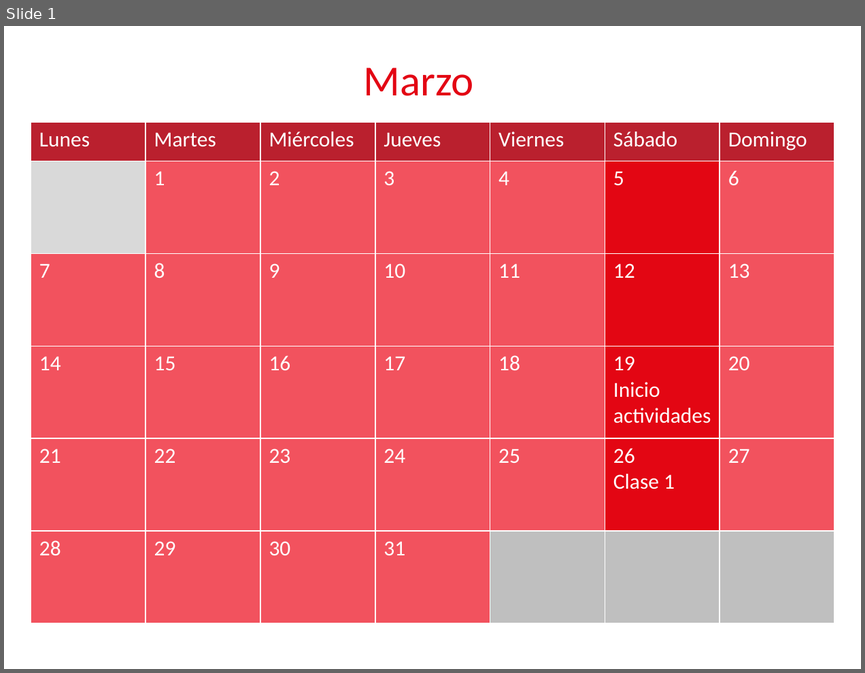
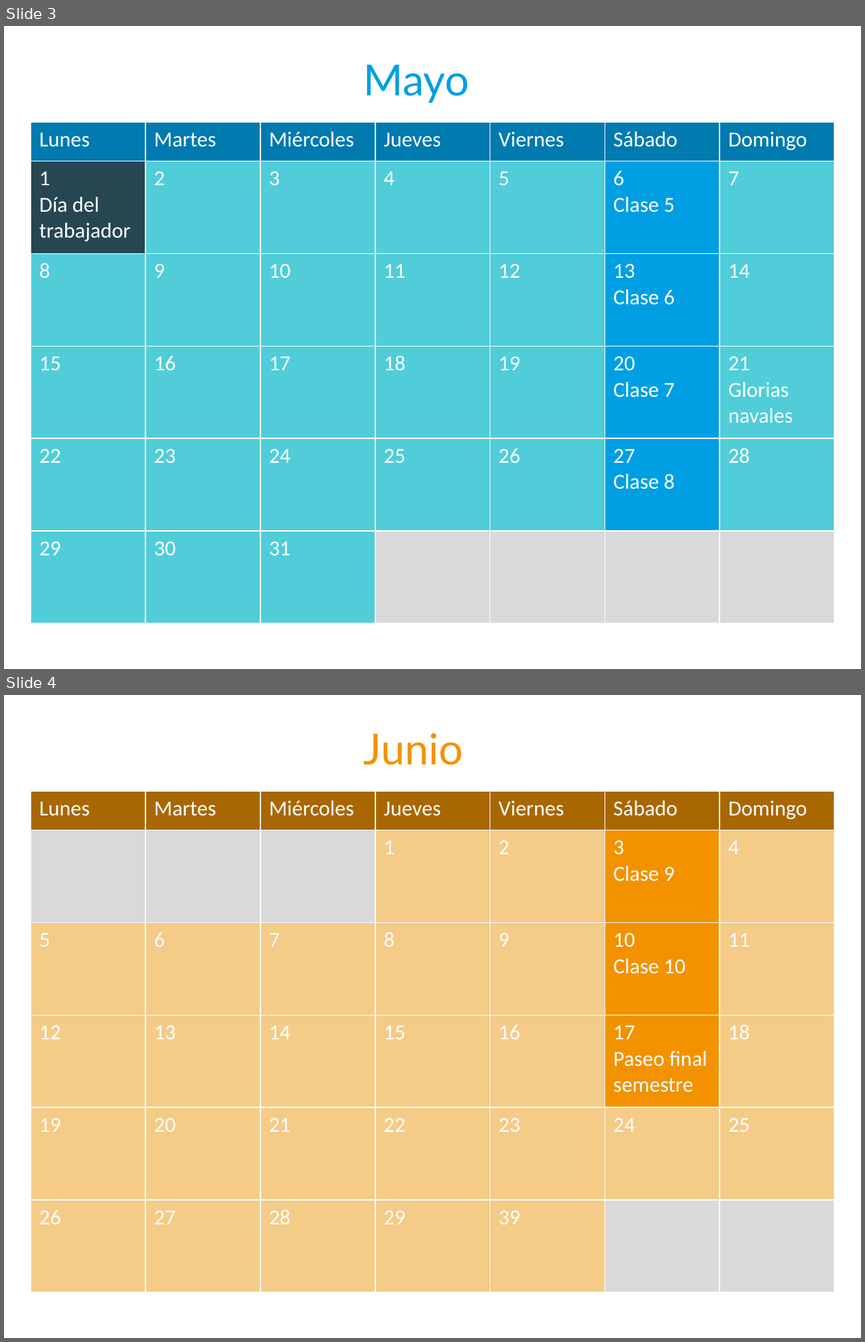
Before and after one commit to fvandeputte/Pagina-web-Trabun, a slide deck: calendario/calendario_trabun.pptx. Shown one above the other, each under a label of ours: slide 1 before the commit, slides 3 and 4 after it. The pictures are 865x673 and 865x1342 pixels, drawn with LibreOffice and Linux fonts; fonts in the diff are those of the drawing. Boxes give left, top, right and bottom in pixels: in the first picture for what was removed or moved away, otherwise in the second. Text is boxed around its words. In the diff, an @@ line names an element or a change of style, - is before the commit and + after.

```diff
--- a/calendario/calendario_trabun.pptx
+++ b/calendario/calendario_trabun.pptx
@@ slide 4 added at <box>4,695,861,1338</box>, background #FFFFFF @@
@@ text added at <box>363,733,463,765</box>, 36 pt, text #F39200 @@
+Junio
@@ table added at <box>31,791,834,1292</box>, 6 rows, 7 columns @@
+Lunes | Martes | Miércoles | Jueves | Viernes | Sábado | Domingo
+ |  |  | 1 | 2 | 3 / Clase 9 | 4
+5 | 6 | 7 | 8 | 9 | 10 / Clase 10 | 11
+12 | 13 | 14 | 15 | 16 | 17 / Paseo final semestre | 18
+19 | 20 | 21 | 22 | 23 | 24 | 25
+26 | 27 | 28 | 29 | 39 |  | 
@@ what was slide 1 is now slide 3 @@
@@ slide 3 changed as well @@
@@ text at <box>364,65,469,103</box>: text changed; font Calibri to Lato; text colour #E30613 to #009FE3 @@
-Marzo
+Mayo
@@ table at <box>31,122,834,623</box> @@
-row 2:  | 1 | 2 | 3 | 4 | 5 | 6
+row 2: 1 / Día del trabajador | 2 | 3 | 4 | 5 | 6 / Clase 5 | 7
-row 3: 7 | 8 | 9 | 10 | 11 | 12 | 13
+row 3: 8 | 9 | 10 | 11 | 12 | 13 / Clase 6 | 14
-row 4: 14 | 15 | 16 | 17 | 18 | 19 / Inicio actividades | 20
+row 4: 15 | 16 | 17 | 18 | 19 | 20 / Clase 7 | 21 / Glorias navales
-row 5: 21 | 22 | 23 | 24 | 25 | 26 / Clase 1 | 27
+row 5: 22 | 23 | 24 | 25 | 26 | 27 / Clase 8 | 28
-row 6: 28 | 29 | 30 | 31 |  |  | 
+row 6: 29 | 30 | 31 |  |  |  | 
@@ fill #BA202E to #007AAF in row 1 @@
@@ fill #D9D9D9 to #264751 in row 2, column 1 @@
@@ fill #F2525E to #50CDD9 in 26 cells @@
@@ fill #E30613 to #009FE3 in 4 cells @@
@@ fill #F2525E to #D9D9D9 in row 6, column 4 @@
@@ fill #BFBFBF to #D9D9D9 in 3 cells @@
```
Also in this commit, not shown: 2 other slides added, 6 other files.
